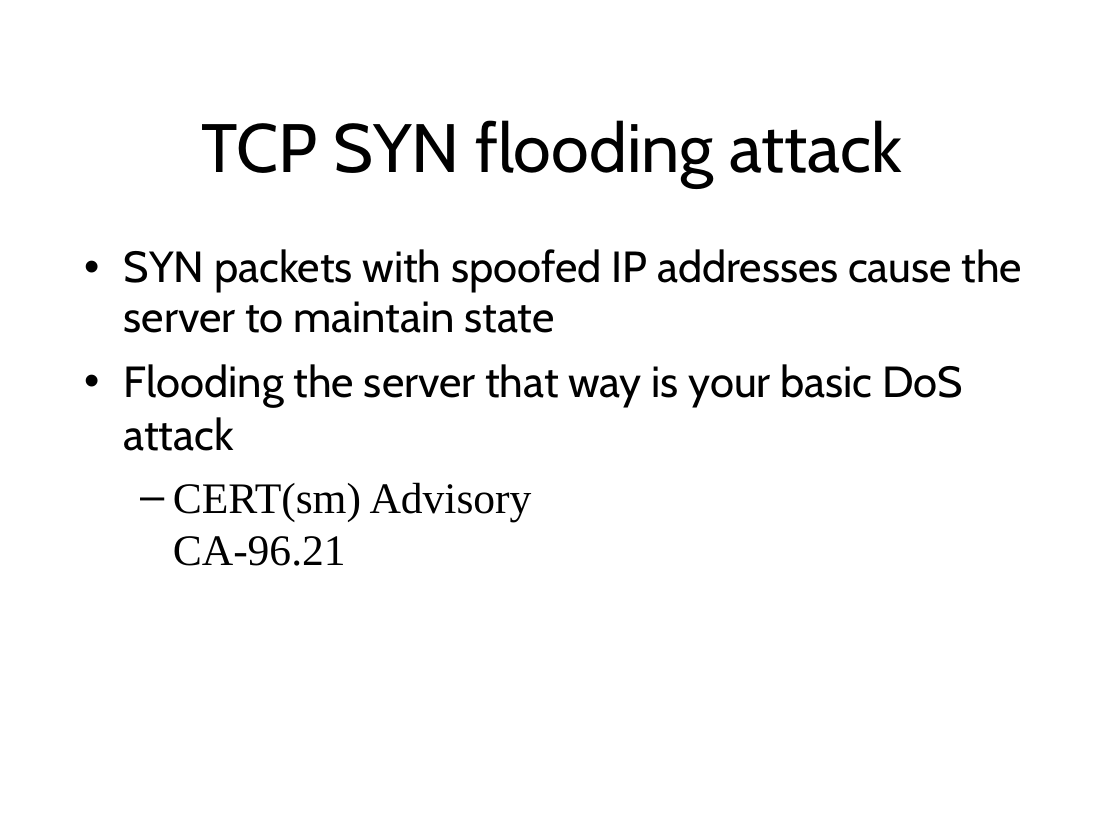
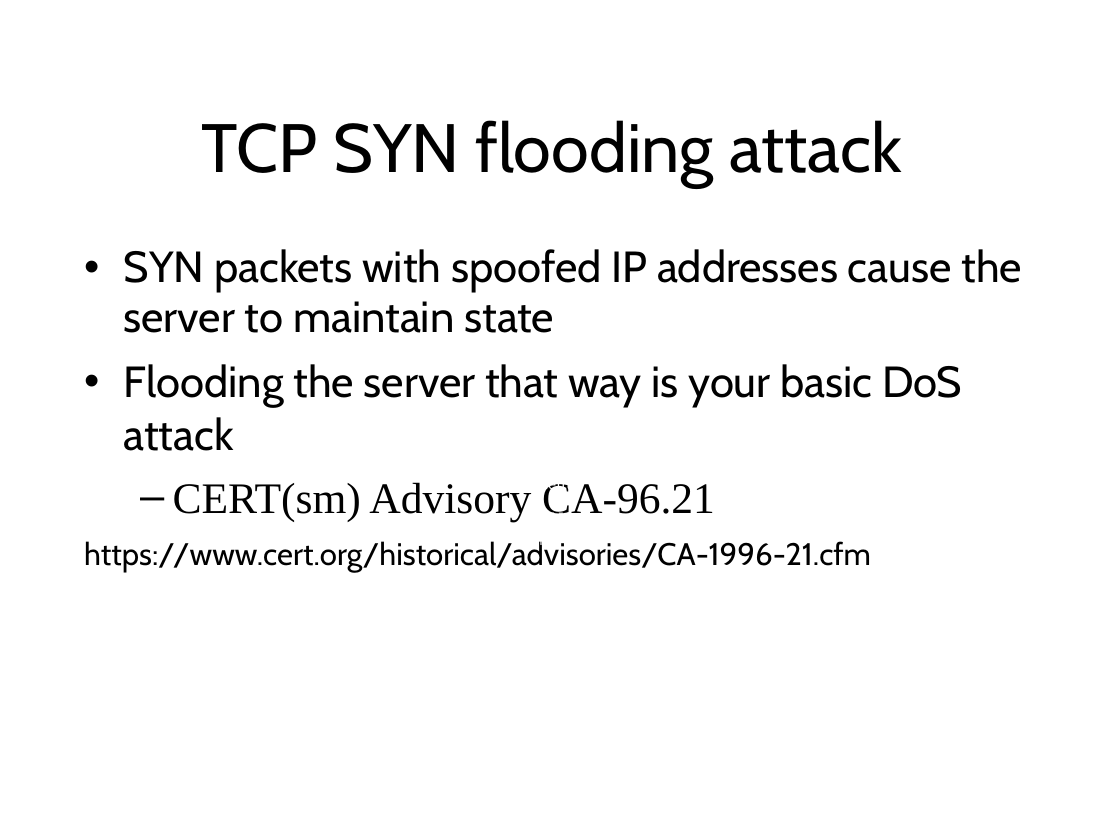
Before and after one commit to sftcd/cs7053, a slide deck: slide 39 of lectures/02-concepts/02-concepts.ppt. Drawn at 1120x840 pixels with LibreOffice and Linux fonts; fonts in the diff are those of the drawing. Boxes give left, top, right and bottom in pixels: in the first picture for what was removed or moved away, otherwise in the second. Text is boxed around its words. In the diff, an @@ line names an element or a change of style, - is before the commit and + after.

```diff
--- a/lectures/02-concepts/02-concepts.ppt
+++ b/lectures/02-concepts/02-concepts.ppt
@@ text at [124,249,1022,521]: indent changed @@
@@ text "Client Server" rewrapped from [522,477,574,493] to [522,484,729,549] @@
@@ text at [84,541,871,572]: paragraph added @@
+https://www.cert.org/historical/advisories/CA-1996-21.cfm
```
Also in this commit, not shown: 33 other slides changed.
